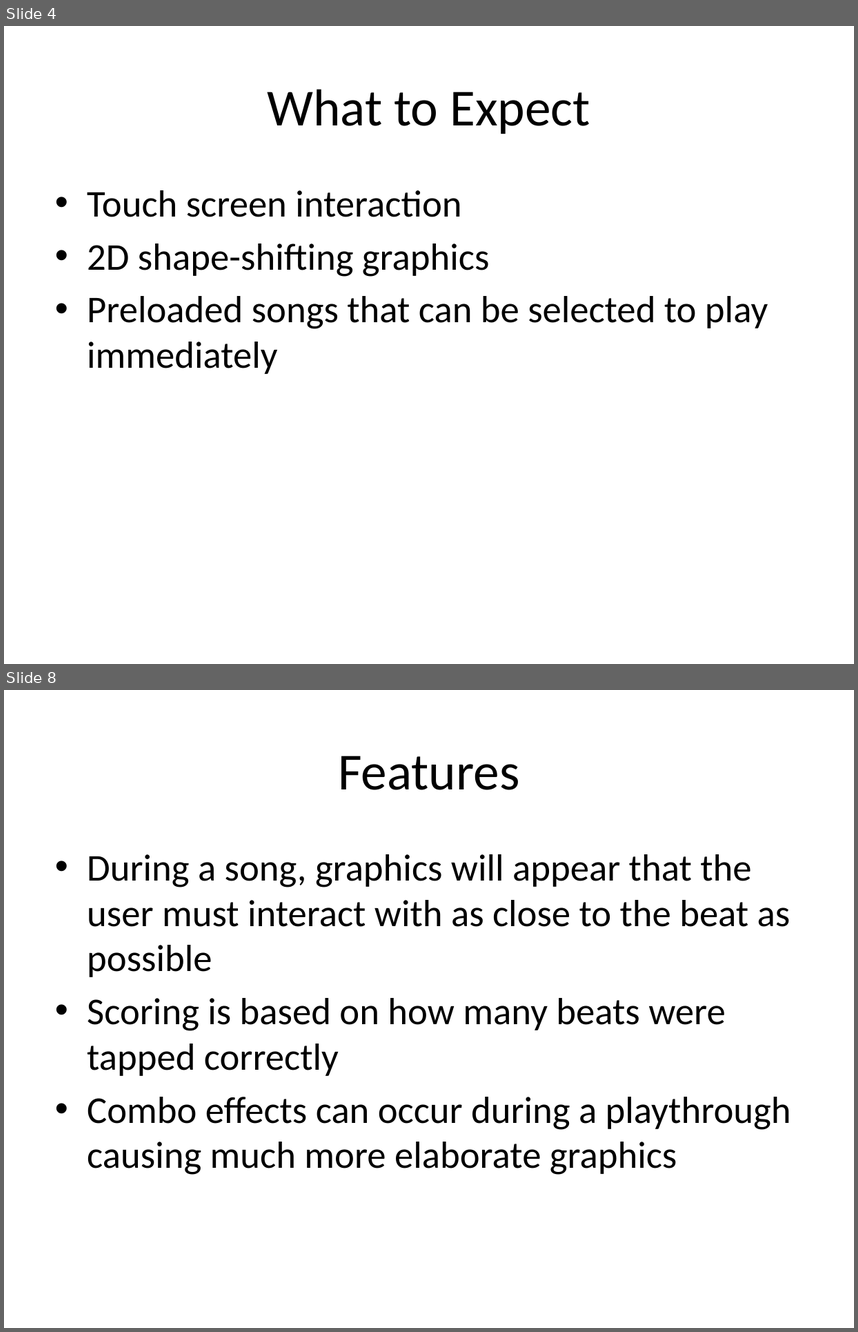
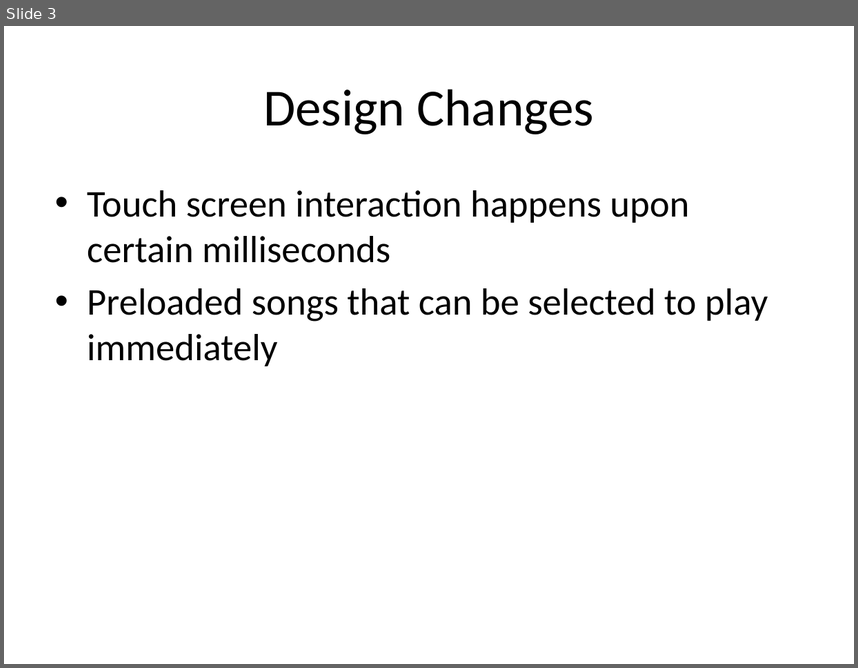
Before and after one commit to bredg95/LuaProjects, a slide deck: GuevEledProject/Brosu.pptx. Shown one above the other, each under a label of ours: slides 4 and 8 before the commit, slide 3 after it; the slides between them are not shown. The pictures are 858x1332 and 858x668 pixels, drawn with LibreOffice and Linux fonts; fonts in the diff are those of the drawing. Boxes give left, top, right and bottom in pixels: in the first picture for what was removed or moved away, otherwise in the second. Text is boxed around its words. In the diff, an @@ line names an element or a change of style, - is before the commit and + after.

```diff
--- a/GuevEledProject/Brosu.pptx
+++ b/GuevEledProject/Brosu.pptx
@@ slide 8 removed at (x1=4, y1=690, x2=854, y2=1328), background #FFFFFF @@
@@ title removed at (x1=338, y1=756, x2=519, y2=790) @@
-Features
@@ text removed at (x1=87, y1=854, x2=791, y2=1174) @@
-• During a song, graphics will appear that the user must interact with as close to the beat as possible
-• Scoring is based on how many beats were tapped correctly
-• Combo effects can occur during a playthrough causing much more elaborate graphics
@@ what was slide 4 is now slide 3 @@
@@ slide 3 changed as well @@
@@ title at (x1=263, y1=89, x2=594, y2=134): text changed @@
-What to Expect
+Design Changes
@@ text at (x1=87, y1=190, x2=689, y2=263): text changed @@
-• Touch screen interaction
-• 2D shape-shifting graphics
+• Touch screen interaction happens upon certain milliseconds
```
Also in this commit, not shown: 2 other slides changed, 3 slides added, 6 other slides removed, 1 other file.
